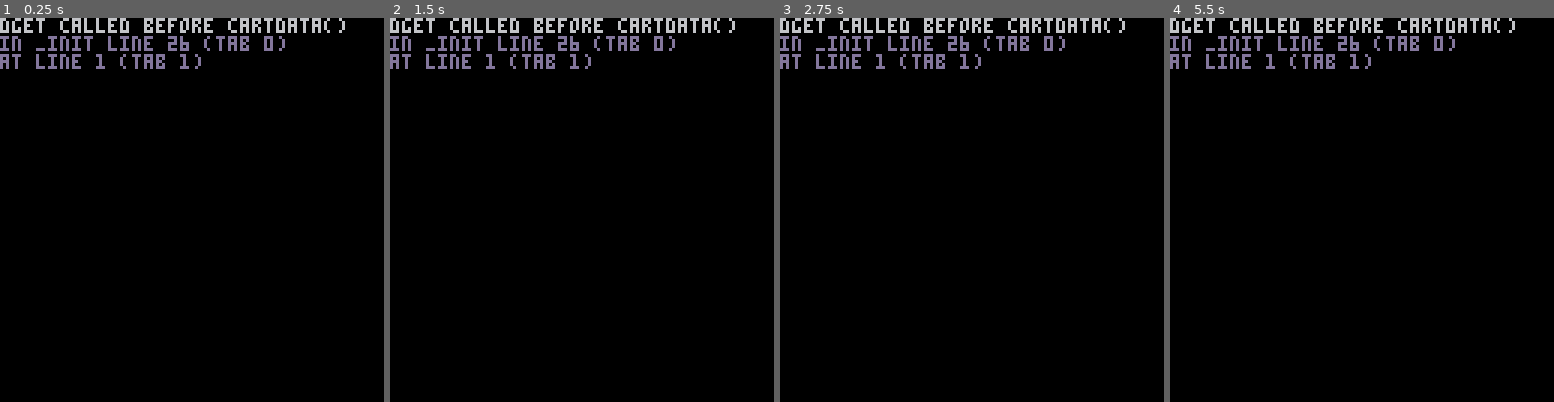
Above: before the commit, frames 1-4 (left to right).
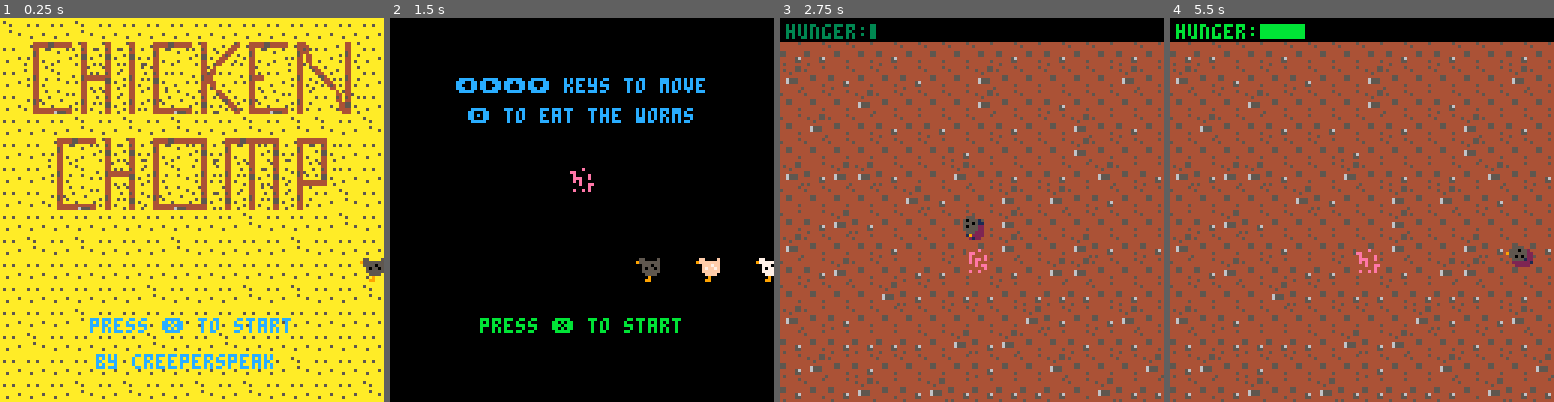
Above: after the commit, the same moments.

Repository: mranisavljevic/ChickenChomp
Game: PICO-8 cartridge chickens.p8
The game is run twice, just before and just after one commit, with the same random seed, the same clock (stepped at 60 frames per second) and the same inputs.
Inputs:
- Up to frame 1 (0.25 s): no input
- Up to frame 2 (1.5 s): tap O (Z key) at 0.33, 0.7, 1.43 s; tap X (X key) at 1.07 s
- Up to frame 3 (2.75 s): hold Left 1.97-2.37 s; tap X (X key) at 2.07, 2.4, 2.73 s; tap O (Z key) at 2.22 s; hold Down from 2.42 s (still down)
- Up to frame 4 (5.5 s): release Down at 2.82 s; hold Right 2.87-3.53 s; tap X (X key) every 0.33 s from 3.07 to 5.4 s; tap O (Z key) at 3.1, 3.98, 4.87 s; hold Up 3.58-4.08 s; hold Right 4.13-4.53 s; hold Down 4.58-5.08 s; hold Left from 5.13 s (still down)

The runs differ from the first frame. In frame 1, 100% of the frame differs, in the area x 0-100%, y 0-100%; in frame 2, 6.8%; in frame 3, 96%; in frame 4, 96%.

Commit message:
Update to save cartdata.

Diff:
--- a/chickens.p8
+++ b/chickens.p8
@@ -1,5 +1,5 @@
 pico-8 cartridge // http://www.pico-8.com
-version 8
+version 11
 __lua__
 --chicken chomp
 --by creeperspeak 2017
@@ -24,6 +24,7 @@
 highscore=0
 
 function _init()
+	cartdata("chicken_chomp")
 	cls()
 	pal(8,0)
 	highscore=max(dget(0),0)
Not shown, changed: the sound effects (__sfx__) section of chickens.p8
Not shown, changed: chickens.p8.png
